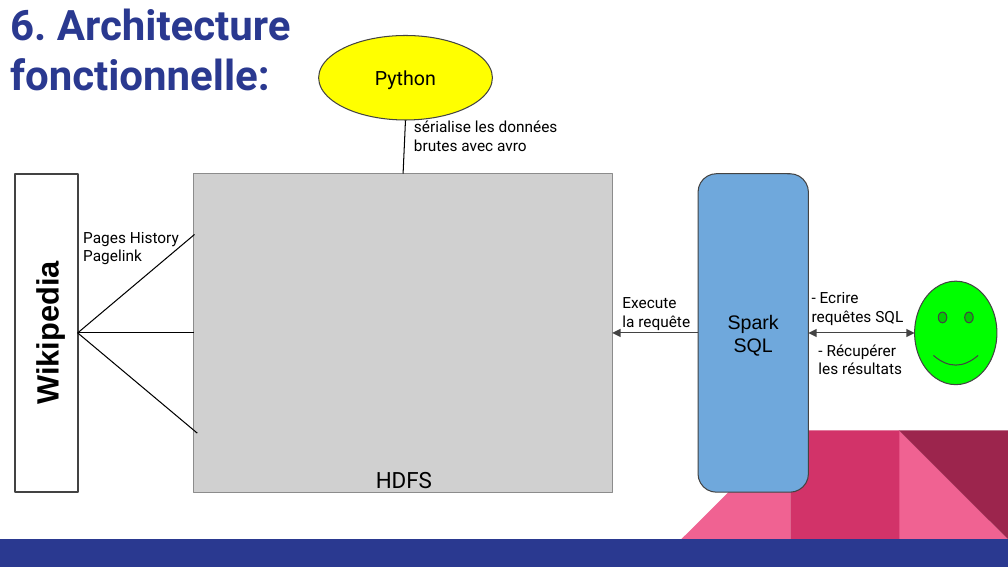
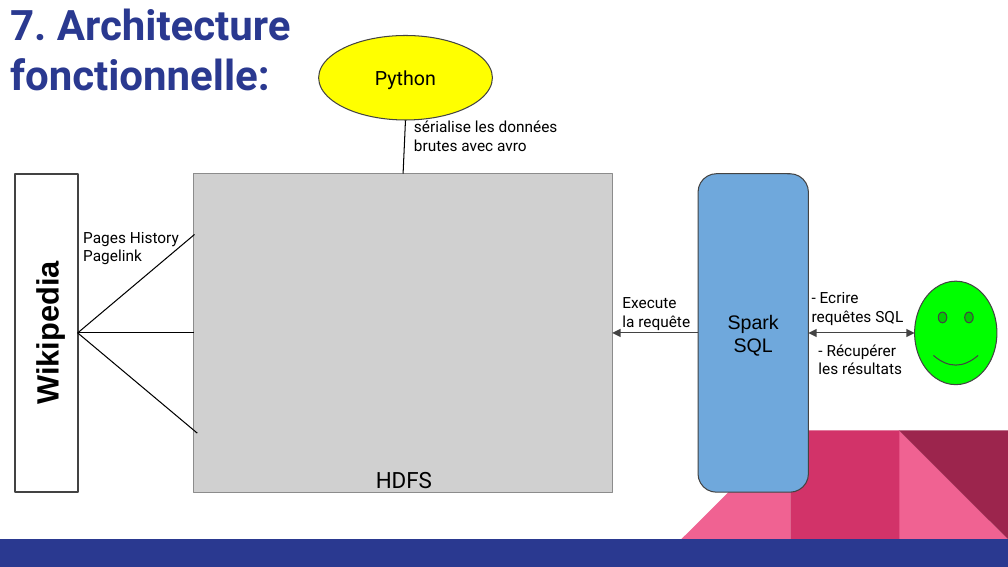
Before and after one commit to carolio7/batch_processing_wikimedia, a slide deck: slide 24 of presentation/presentation_projet4_v02.pptx (slide 21 before the commit). Drawn at 1008x567 pixels with LibreOffice and Linux fonts; fonts in the diff are those of the drawing; grey boxes stand for pictures. Boxes give left, top, right and bottom in pixels: in the first picture for what was removed or moved away, otherwise in the second. Text is boxed around its words. In the diff, an @@ line names an element or a change of style, - is before the commit and + after.

```diff
--- a/presentation/presentation_projet4_v02.pptx
+++ b/presentation/presentation_projet4_v02.pptx
@@ title at (10,8,291,91): text changed @@
-6. Architecture fonctionnelle:
+7. Architecture fonctionnelle:
```
Also in this commit, not shown: 16 other slides changed, 7 slides added, 4 slides removed, 1 other file.
